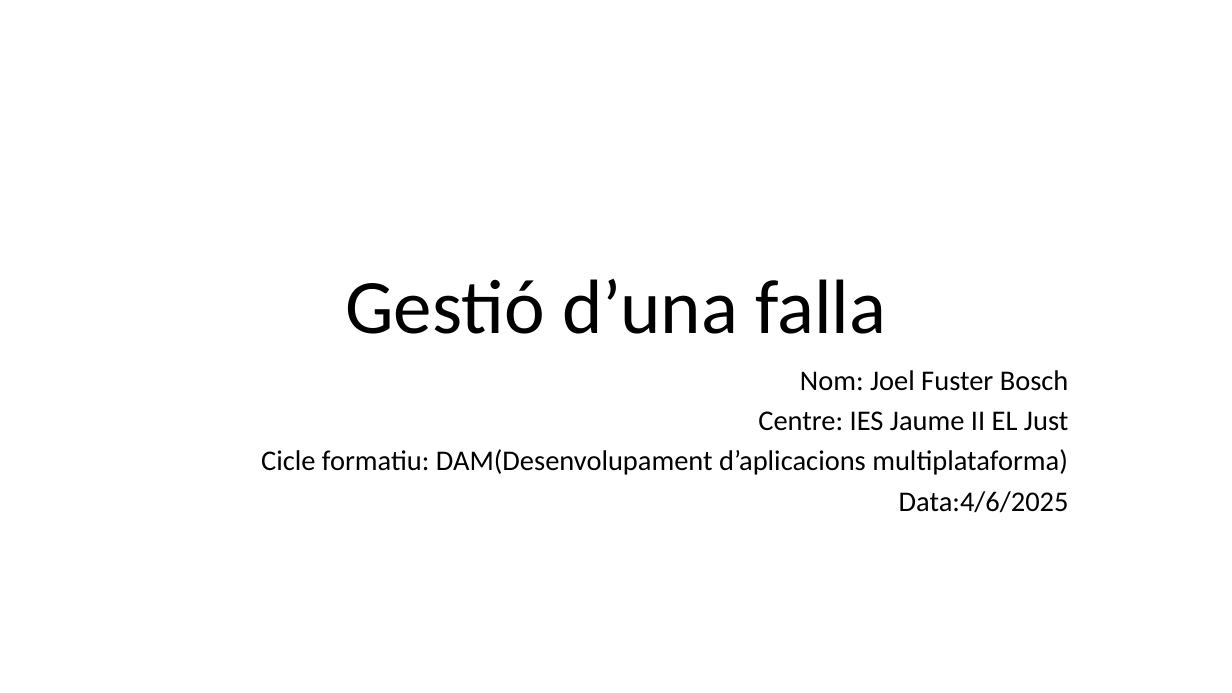
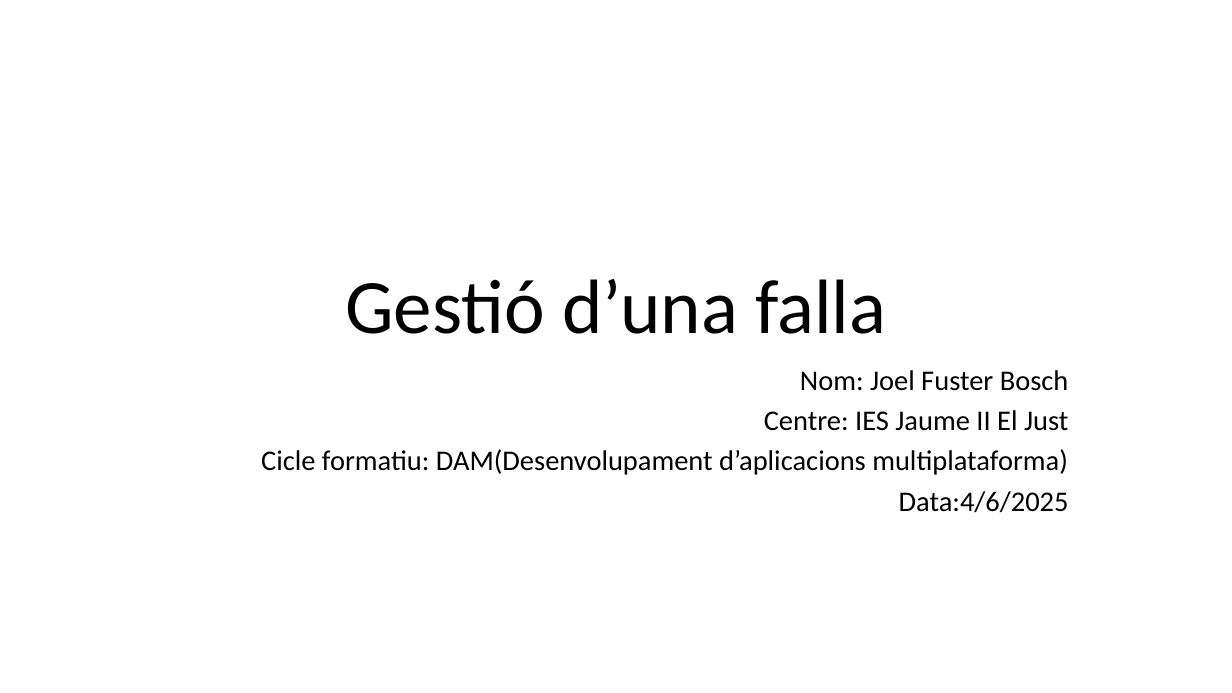
Before and after one commit to JoelFusterBosch/Projecte_Final_DAM_Gestio-_d_una_falla, a slide deck: slide 1 of Presentació/Gestió d’una falla.pptx. Drawn at 1232x693 pixels with LibreOffice and Linux fonts; fonts in the diff are those of the drawing. Boxes give left, top, right and bottom in pixels: in the first picture for what was removed or moved away, otherwise in the second. Text is boxed around its words. In the diff, an @@ line names an element or a change of style, - is before the commit and + after.

```diff
--- a/Presentació/Gestió d’una falla.pptx
+++ b/Presentació/Gestió d’una falla.pptx
@@ subtitle at <box>764,410,1068,431</box>: text changed @@
-Centre: IES Jaume II EL Just
+Centre: IES Jaume II El Just
```
Also in this commit, not shown: 3 other slides changed, 1 slide added, 44 other files.
